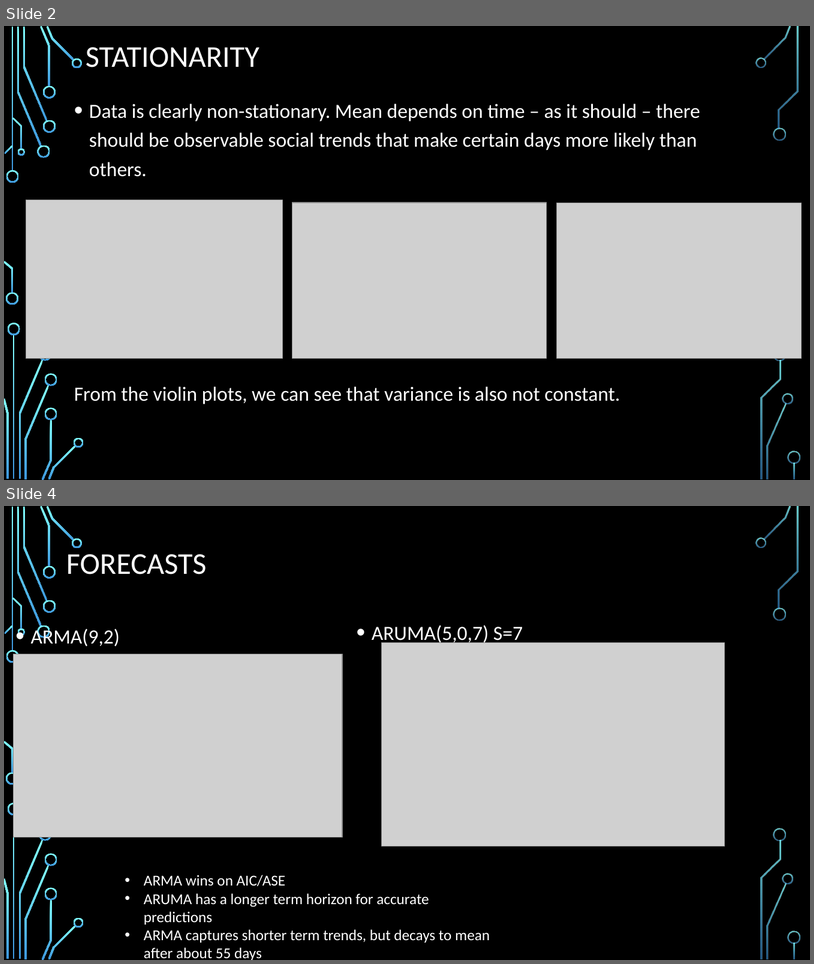
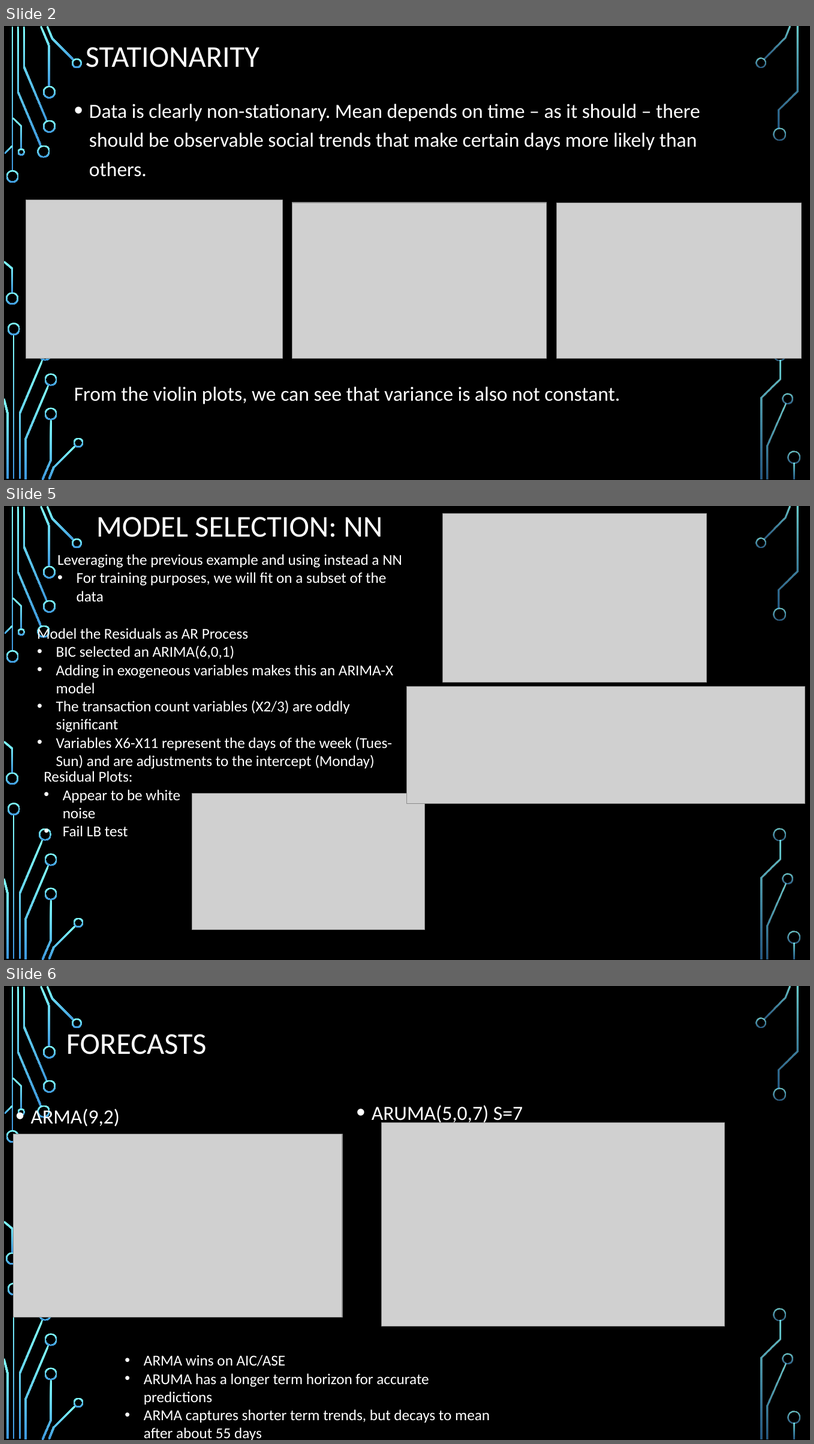
Before and after one commit to fastest-parrot/Sean.kennedy.ny-gmail.com, a slide deck: Time Series Analysis Sean Kennedy.pptx. Shown one above the other, each under a label of ours: slides 2 and 4 before the commit, slides 2, 5 and 6 after it; the slides between them are not shown. The pictures are 814x964 and 814x1444 pixels, drawn with LibreOffice and Linux fonts; fonts in the diff are those of the drawing; grey boxes stand for pictures; background and template pictures are left out. Boxes give left, top, right and bottom in pixels: in the first picture for what was removed or moved away, otherwise in the second. Text is boxed around its words. In the diff, an @@ line names an element or a change of style, - is before the commit and + after.

Commit message:
test

```diff
--- a/Time Series Analysis Sean Kennedy.pptx
+++ b/Time Series Analysis Sean Kennedy.pptx
@@ slide 5 added at (x1=4, y1=506, x2=810, y2=960), background picture (left out); not listed: 36 template elements that a slide beside it also shows @@
@@ title added at (x1=96, y1=517, x2=383, y2=537), 36 pt, text #FFFFFF @@
+MODEL SELECTION: NN
@@ picture added at (x1=443, y1=513, x2=708, y2=682) @@
@@ text added at (x1=57, y1=554, x2=402, y2=601), 18 pt, text #FFFFFF @@
+Leveraging the previous example and using instead a NN
+• For training purposes, we will fit on a subset of the data
@@ text added at (x1=37, y1=627, x2=393, y2=769), 18 pt, text #FFFFFF @@
+Model the Residuals as AR Process
+• BIC selected an ARIMA(6,0,1)
+• Adding in exogeneous variables makes this an ARIMA-X model
+• The transaction count variables (X2/3) are oddly significant
+• Variables X6-X11 represent the days of the week (Tues-Sun) and are adjustments to the intercept (Monday)
@@ picture added at (x1=408, y1=687, x2=806, y2=804) @@
@@ text added at (x1=44, y1=771, x2=180, y2=837), 18 pt, text #FFFFFF @@
+Residual Plots:
+• Appear to be white noise
+• Fail LB test
@@ picture added at (x1=192, y1=793, x2=425, y2=930) @@
@@ what was slide 4 is now slide 6 @@
```
Also in this commit, not shown: 1 slide changed, 2 other slides added, 1 slide removed, 2 other files.
